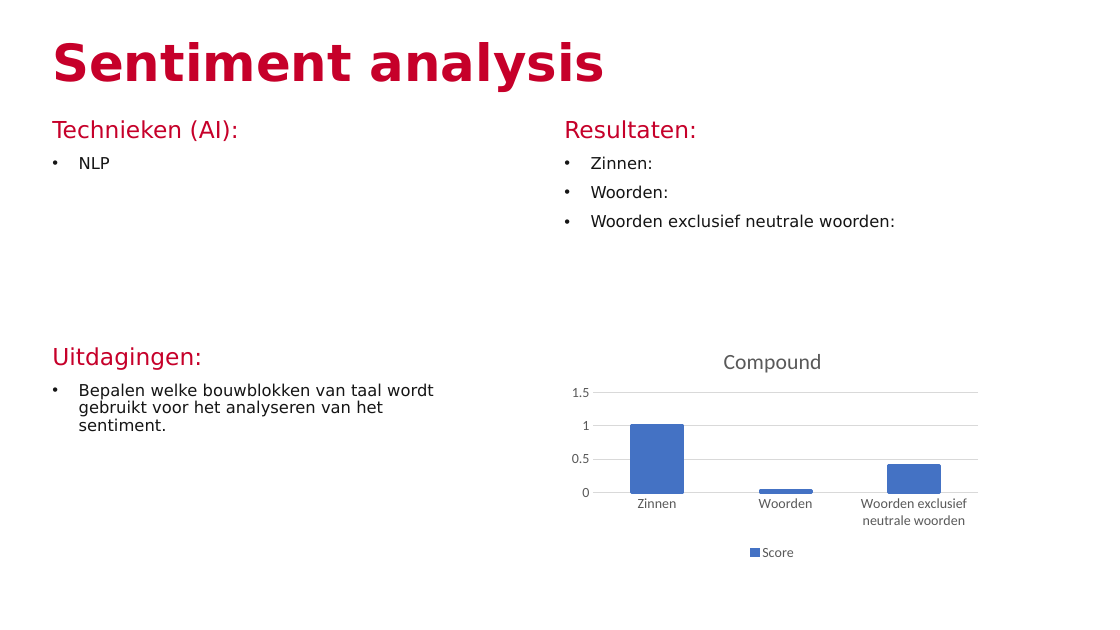
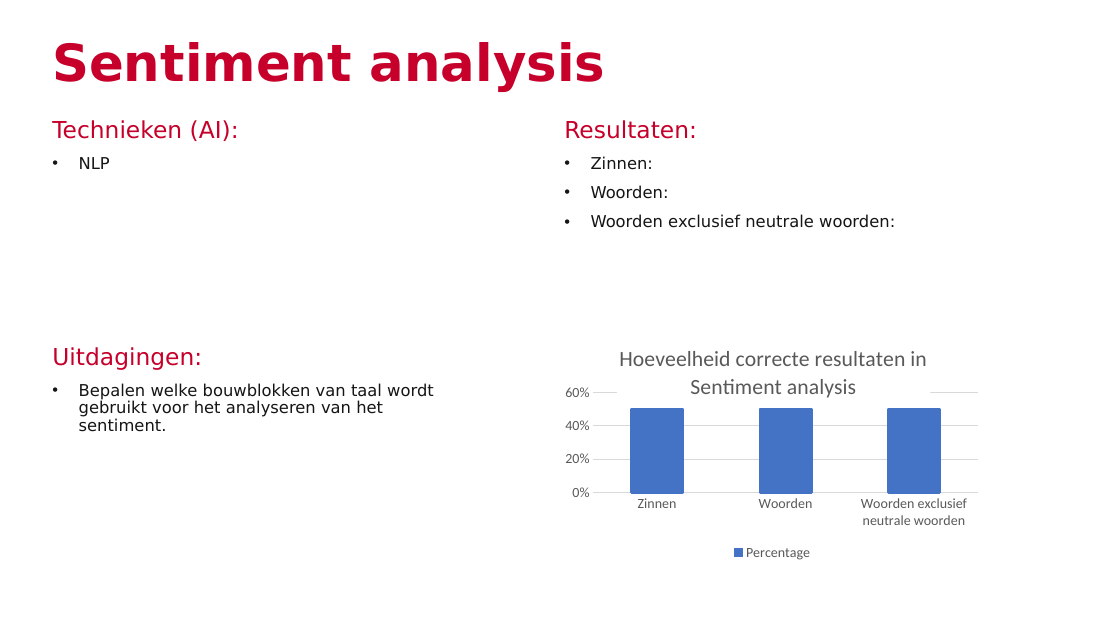
Before and after one commit to JobHaast/Artificial-Inteligence-Final-Assignment, a slide deck: slide 1 of Metrics.pptx. Drawn at 1120x630 pixels with LibreOffice and Linux fonts; fonts in the diff are those of the drawing. Boxes give left, top, right and bottom in pixels: in the first picture for what was removed or moved away, otherwise in the second. Text is boxed around its words. In the diff, an @@ line names an element or a change of style, - is before the commit and + after.

Commit message:
Changed metrics presentation

```diff
--- a/Metrics.pptx
+++ b/Metrics.pptx
@@ column chart at (556, 341, 989, 564) @@
@@ title "Compound " to "Hoeveelheid correcte resultaten in Sentiment analysis " @@
-Score: 1, 0.03, 0.4
+Percentage: 0.5, 0.5, 0.5
@@ value axis changed @@
```
